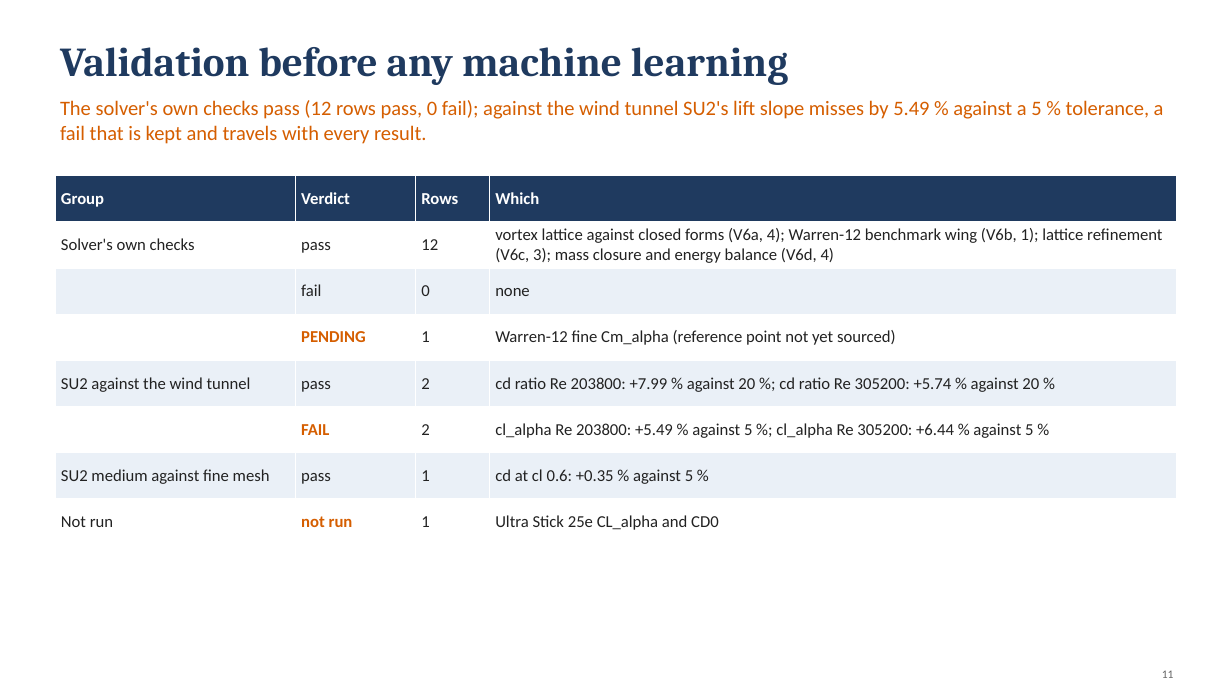
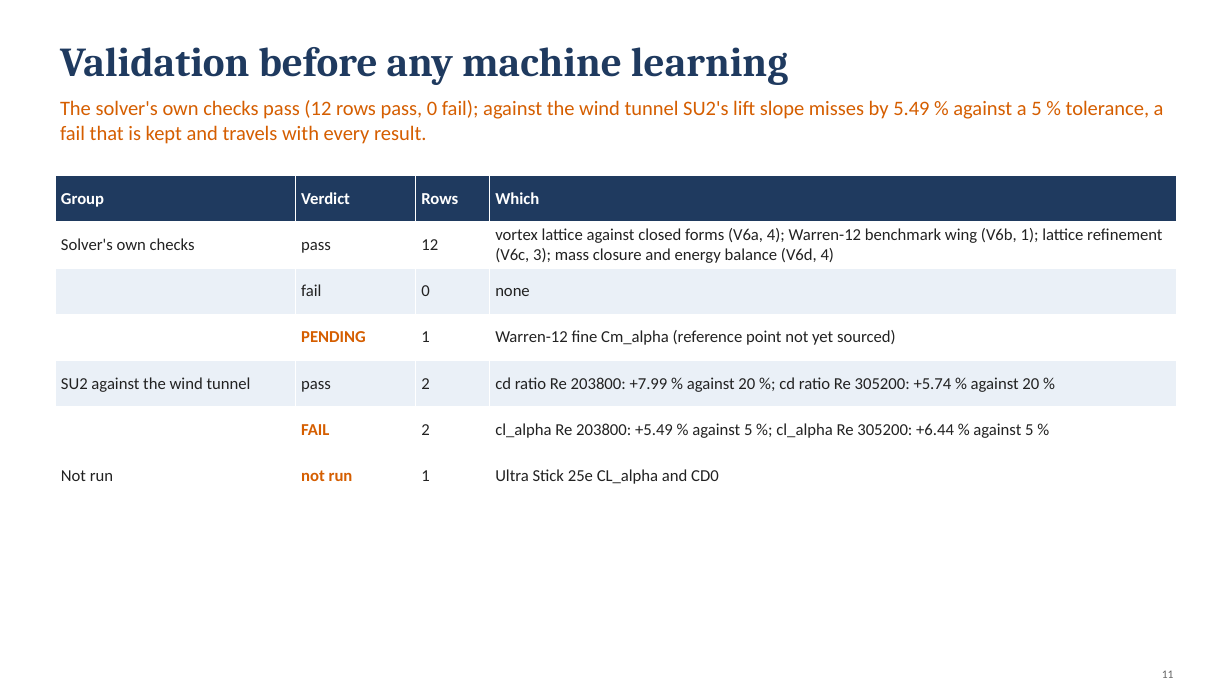
Before and after one commit to emarinhoss/ai-engineering, a slide deck: slide 11 of docs/talk/deck_drone_v3.pptx. Drawn at 1232x693 pixels with LibreOffice and Linux fonts; fonts in the diff are those of the drawing. Boxes give left, top, right and bottom in pixels: in the first picture for what was removed or moved away, otherwise in the second. Text is boxed around its words. In the diff, an @@ line names an element or a change of style, - is before the commit and + after.

```diff
--- a/docs/talk/deck_drone_v3.pptx
+++ b/docs/talk/deck_drone_v3.pptx
@@ table at <box>55,176,1177,545</box> @@
-row 7: SU2 medium against fine mesh | pass | 1 | cd at cl 0.6: +0.35 % against 5 %
```
Also in this commit, not shown: 3 other files.
